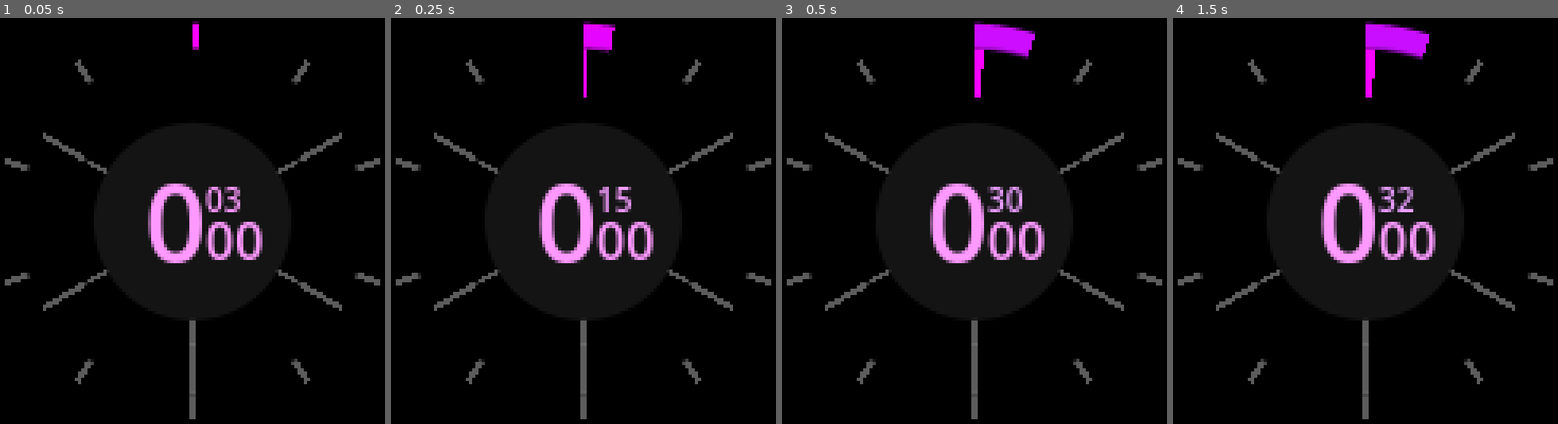
Above: before the commit, frames 1-4 (left to right).
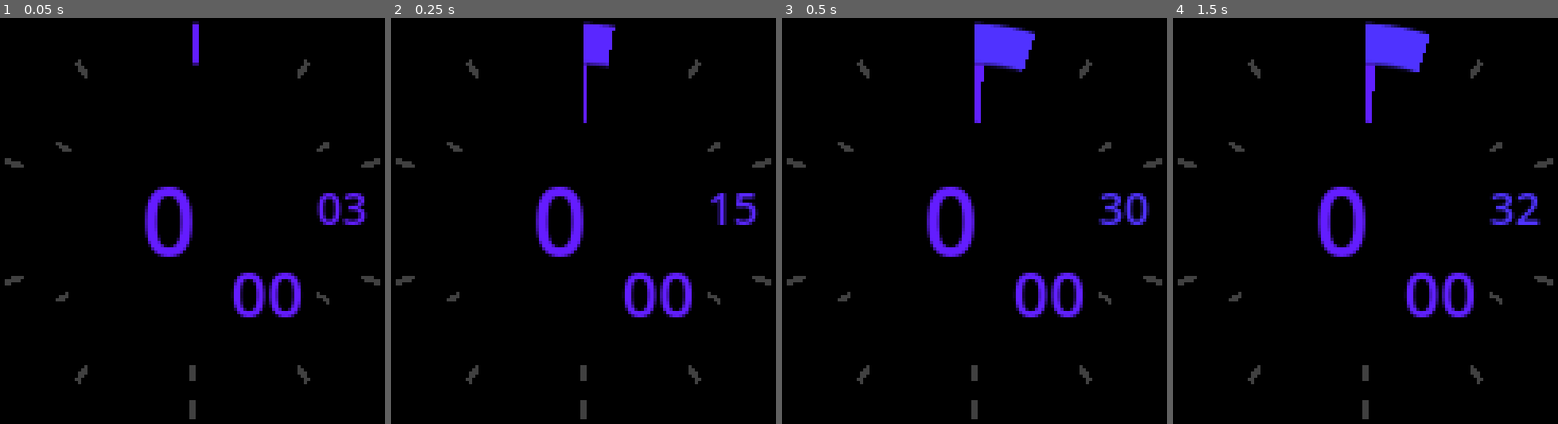
Above: after the commit, the same moments.

Repository: sasha-levchuk/vibrant-watch
Game: Godot game, scene res://main.tscn
Two runs of this game, one before a commit and one after it. Both use one fixed random seed, a clock stepped at 60 frames per second and the inputs below.
Inputs (mouse positions are in pixels of both pictures, inside the frame that each line leads up to):
- Up to frame 1 (0.05 s): no input
- Up to frame 2 (0.25 s): no input
- Up to frame 3 (0.5 s): no input
- Up to frame 4 (1.5 s): move the mouse to (1454, 200) at 0.52 s; tap Enter at 1.25 s; move the mouse to (1284, 241) at 1.27 s

The runs differ from the first frame. In frame 1, 7.7% of the frame differs, in the area x 1-99%, y 0-99%; in frame 2, 8.1%; in frame 3, 9.3%; in frame 4, 9.3%.

Commit message:
a major look rework

Diff:
--- a/gauge.tscn
+++ b/gauge.tscn
@@ -15,8 +15,8 @@
 enum VerSides {TOP, BOTTOM, BOTH}
 @export var ver_side: VerSides
 var VER_OFFSET: int = 3
-@export var text_size: int = 10
-@export var anchor: Marker2D
+#@export var text_size: int = 10
+#@export var anchor: Marker2D
 @export var use_gradient: bool = false
 @export var colors: PackedColorArray = PackedColorArray([
 	Color(1,   0,   1),
@@ -26,7 +26,7 @@
 	Color(0.8, 0.8, 0.0),
 	Color(1,   0,   0)])
 @onready var delta: float = 1.0 / ( colors.size() - 1 ) # this is for color calc
-@onready var label: Label = $Label
+@export var label: Label
 @onready var line: Line2D = $Line
 @onready var unit_mult := int( pow(60, time_unit) )
 
@@ -34,8 +34,6 @@
 func _ready():
 	MAX_VALUE *= unit_mult
 	max_value = MAX_VALUE
-	var top_left = Vector2(32,32)
-	var bottom_right = Vector2(96,96)
 	for i in range(1, DIVISIONS):
 #		print(i)
 		var new_line = line.duplicate()
@@ -43,30 +41,33 @@
 		new_line.rotation_degrees = i * 360 / DIVISIONS
 	line.queue_free()
 
-	if not show_text:
-		label.queue_free()
-		return
-	label.label_settings.font_size = text_size
-	label.horizontal_alignment = [
-		HORIZONTAL_ALIGNMENT_RIGHT,
-		HORIZONTAL_ALIGNMENT_LEFT,
-		HORIZONTAL_ALIGNMENT_CENTER
-	][ hor_side ]
-	label.vertical_alignment = [
-		VERTICAL_ALIGNMENT_BOTTOM,
-		VERTICAL_ALIGNMENT_TOP,
-		VERTICAL_ALIGNMENT_CENTER
-	][ ver_side ]
-	if hor_side==HorSides.RIGHT:
-		label.position.x = anchor.position.x
-		label.size.x = bottom_right.x - anchor.position.x
-	elif hor_side==HorSides.LEFT:
-		label.size.x = anchor.position.x - top_left.x
-	if ver_side==VerSides.BOTTOM:
-		label.position.y = anchor.position.y - VER_OFFSET
-		label.size.y = bottom_right.y - anchor.position.y
-	elif ver_side==VerSides.TOP:
-		label.size.y = anchor.position.y - top_left.y + VER_OFFSET
+#	if true: return
+#	if not show_text:
+#		label.queue_free()
+#		return
+#	label.label_settings.font_size = text_size
+#	var top_left = Vector2(32,32)
+#	var bottom_right = Vector2(96,96)
+#	label.horizontal_alignment = [
+#		HORIZONTAL_ALIGNMENT_RIGHT,
+#		HORIZONTAL_ALIGNMENT_LEFT,
+#		HORIZONTAL_ALIGNMENT_CENTER
+#	][ hor_side ]
+#	label.vertical_alignment = [
+#		VERTICAL_ALIGNMENT_BOTTOM,
+#		VERTICAL_ALIGNMENT_TOP,
+#		VERTICAL_ALIGNMENT_CENTER
+#	][ ver_side ]
+#	if hor_side==HorSides.RIGHT:
+#		label.position.x = anchor.position.x
+#		label.size.x = bottom_right.x - anchor.position.x
+#	elif hor_side==HorSides.LEFT:
+#		label.size.x = anchor.position.x - top_left.x
+#	if ver_side==VerSides.BOTTOM:
+#		label.position.y = anchor.position.y - VER_OFFSET
+#		label.size.y = bottom_right.y - anchor.position.y
+#	elif ver_side==VerSides.TOP:
+#		label.size.y = anchor.position.y - top_left.y + VER_OFFSET
 
 
 
@@ -99,10 +100,10 @@
 	var index: int = int( percent / delta )
 	var local_percent: float = fmod( percent, delta ) / delta
 	var color: Color = colors[index].lerp( colors[index+1], local_percent )
-	if value + 10   > max_value and seconds % 2 == 0 :
+	if value + 10 > max_value and seconds % 2 == 1 :
 		color = Color.WHITE
 	tint_progress = color
-	label.label_settings.font_color = color.lightened(0.6)
+	label.label_settings.font_color = color #.lightened(0.6)
 
 
 func update_label( seconds ):
@@ -117,12 +118,8 @@
 		on_second_passed.connect( update_colors )
 "
 
-[sub_resource type="LabelSettings" id="LabelSettings_flwb1"]
-resource_local_to_scene = true
-
 [node name="Gauge" type="TextureProgressBar"]
 show_behind_parent = true
-z_index = -6
 offset_right = 128.0
 offset_bottom = 128.0
 fill_mode = 4
@@ -130,19 +127,11 @@
 texture_progress = ExtResource("1_i1cbs")
 tint_under = Color(0, 0, 0, 1)
 script = SubResource("GDScript_ah8ox")
-
-[node name="Label" type="Label" parent="."]
-top_level = true
-layout_mode = 1
-offset_left = 32.0
-offset_top = 32.0
-offset_right = 96.0
-offset_bottom = 96.0
-text = "12"
-label_settings = SubResource("LabelSettings_flwb1")
+use_gradient = true
+colors = PackedColorArray(0.392157, 0.109804, 1, 1, 0, 0.533333, 1, 1, 0.258824, 0.831373, 0.258824, 1, 0.721569, 0.721569, 0.207843, 1, 1, 0.0666667, 0.286275, 1)
 
 [node name="Line" type="Line2D" parent="."]
 position = Vector2(64, 64)
-points = PackedVector2Array(0, 0, 0, -62)
+points = PackedVector2Array(0, -56, 0, -62)
 width = 2.0
-default_color = Color(1, 1, 1, 0.360784)
+default_color = Color(1, 1, 1, 0.25098)
--- a/main.tscn
+++ b/main.tscn
@@ -28,7 +28,7 @@
 		config.set_value(\"time\",\"day\",day)
 		config.set_value(\"time\",\"seconds\",0)
 		config.save(CONFIG_PATH)
-#	Engine.max_fps = 1
+#	Engine.max_fps = 0
 	window.position = config.get_value(\"window\", \"position\", Vector2i(1700,900))
 	window.size = Vector2i(128,128)
 	#config.get_value(\"window\", \"size\", DEFAULT_SIZE)
@@ -68,6 +68,27 @@
 	set_process( not should_pause )
 	Engine.max_fps = 0 if should_pause else 1
 "
+
+[sub_resource type="LabelSettings" id="LabelSettings_qy6vn"]
+resource_local_to_scene = true
+resource_name = "min"
+font_size = 14
+outline_size = 10
+outline_color = Color(0, 0, 0, 1)
+
+[sub_resource type="LabelSettings" id="LabelSettings_5xex3"]
+resource_local_to_scene = true
+resource_name = "min"
+font_size = 20
+outline_size = 12
+outline_color = Color(0, 0, 0, 1)
+
+[sub_resource type="LabelSettings" id="LabelSettings_hlpe0"]
+resource_local_to_scene = true
+resource_name = "hr"
+font_size = 30
+outline_size = 16
+outline_color = Color(0, 0, 0, 1)
 
 [sub_resource type="GDScript" id="GDScript_xqv6w"]
 resource_name = "drag_button"
@@ -133,52 +154,119 @@
 
 [node name="Main" type="Node2D" node_paths=PackedStringArray("Gauges")]
 script = SubResource("GDScript_eu11m")
-Gauges = [NodePath("gauge 10m"), NodePath("gauge 1h"), NodePath("gauge 6h")]
+Gauges = [NodePath("gauge 10m"), NodePath("clip mask min/gauge 1h"), NodePath("clip mask hour/gauge 6h")]
 
 [node name="text separator" type="Marker2D" parent="."]
 z_index = 6
 z_as_relative = false
 position = Vector2(68, 61)
 
-[node name="gauge 10m" parent="." node_paths=PackedStringArray("anchor") instance=ExtResource("1_lq88f")]
+[node name="gauge 10m" parent="." node_paths=PackedStringArray("label") instance=ExtResource("1_lq88f")]
+value = 88.0
+tint_progress = Color(1, 0.760784, 0, 1)
 DIVISIONS = 10
 MAX_VALUE = 600
 hor_side = 1
-anchor = NodePath("../text separator")
-use_gradient = true
-
-[node name="gauge 1h" parent="." node_paths=PackedStringArray("anchor") instance=ExtResource("1_lq88f")]
-offset_left = 8.0
-offset_top = 8.0
-offset_right = 136.0
-offset_bottom = 136.0
-scale = Vector2(0.875, 0.875)
+label = NodePath("Label sec")
+
+[node name="Circle128p" type="Sprite2D" parent="gauge 10m"]
+visible = false
+modulate = Color(0, 0, 0, 1)
+z_index = 1
+position = Vector2(64, 110)
+scale = Vector2(0.1875, 0.1875)
+texture = ExtResource("1_yikqb")
+
+[node name="Label sec" type="Label" parent="gauge 10m"]
+top_level = true
+layout_mode = 0
+offset_left = 103.0
+offset_top = 47.0
+offset_right = 119.0
+offset_bottom = 70.0
+text = "12"
+label_settings = SubResource("LabelSettings_qy6vn")
+horizontal_alignment = 1
+vertical_alignment = 2
+
+[node name="clip mask min" type="Polygon2D" parent="."]
+clip_children = 1
+polygon = PackedVector2Array(19, 30, 61, 6, 106, 25, 111, 43, 103, 47, 98, 53, 96, 61, 99, 69, 106, 75, 115, 77, 118, 79, 90, 116, 82, 121, 71, 121, 57, 120, 26, 105, 8, 72)
+
+[node name="gauge 1h" parent="clip mask min" node_paths=PackedStringArray("label") instance=ExtResource("1_lq88f")]
+offset_left = 12.8571
+offset_top = 12.8571
+offset_right = 140.857
+offset_bottom = 140.857
+scale = Vector2(0.8, 0.8)
+value = 77.0
+tint_progress = Color(0.756863, 1, 0.2, 1)
 time_unit = 1
 hor_side = 1
 ver_side = 1
-text_size = 16
-anchor = NodePath("../text separator")
-use_gradient = true
-
-[node name="gauge 6h" parent="." node_paths=PackedStringArray("anchor") instance=ExtResource("1_lq88f")]
-offset_left = 24.0
-offset_top = 24.0
-offset_right = 152.0
-offset_bottom = 152.0
-scale = Vector2(0.625, 0.625)
+label = NodePath("Label min")
+
+[node name="Circle128p2" type="Sprite2D" parent="clip mask min/gauge 1h"]
+visible = false
+modulate = Color(0, 0, 0, 1)
+z_index = 1
+position = Vector2(64, 93.7143)
+scale = Vector2(0.303572, 0.303572)
+texture = ExtResource("1_yikqb")
+
+[node name="Label min" type="Label" parent="clip mask min/gauge 1h"]
+top_level = true
+layout_mode = 0
+offset_left = 76.0
+offset_top = 72.0
+offset_right = 99.0
+offset_bottom = 103.0
+text = "34
+"
+label_settings = SubResource("LabelSettings_5xex3")
+horizontal_alignment = 1
+
+[node name="clip mask hour" type="Polygon2D" parent="."]
+clip_children = 1
+polygon = PackedVector2Array(29, 36, 64, 19, 95, 30, 93, 45, 88, 53, 87, 62, 89, 69, 82, 70, 74, 74, 69, 80, 67, 88, 68, 97, 63, 105, 55, 103, 48, 103, 39, 101, 28, 88, 22, 64)
+
+[node name="gauge 6h" parent="clip mask hour" node_paths=PackedStringArray("label") instance=ExtResource("1_lq88f")]
+clip_children = 2
+offset_left = 32.4286
+offset_top = 32.2857
+offset_right = 160.429
+offset_bottom = 160.286
+scale = Vector2(0.5, 0.5)
+value = 66.0
+tint_progress = Color(0, 0.486275, 1, 1)
+DIVISIONS = 1
 MAX_VALUE = 6
 time_unit = 2
 ver_side = 2
-text_size = 34
-anchor = NodePath("../text separator")
-use_gradient = true
-
-[node name="Circle128p" type="Sprite2D" parent="."]
-modulate = Color(0.0784314, 0.0784314, 0.0784314, 1)
-z_index = -1
+label = NodePath("Label hour")
+
+[node name="Circle128p3" type="Sprite2D" parent="clip mask hour/gauge 6h"]
+visible = false
+modulate = Color(0, 0, 0, 1)
+z_index = 1
+y_sort_enabled = true
 position = Vector2(64, 64)
 scale = Vector2(0.5, 0.5)
 texture = ExtResource("1_yikqb")
+
+[node name="Label hour" type="Label" parent="clip mask hour/gauge 6h"]
+top_level = true
+layout_mode = 0
+offset_left = 25.0
+offset_top = 31.0
+offset_right = 89.0
+offset_bottom = 95.0
+text = "5
+"
+label_settings = SubResource("LabelSettings_hlpe0")
+horizontal_alignment = 1
+vertical_alignment = 1
+justification_flags = 162
 
 [node name="DragButton" type="Button" parent="." node_paths=PackedStringArray("drag_node")]
 modulate = Color(1, 1, 1, 0)
@@ -192,7 +280,7 @@
 grow_horizontal = 2
 grow_vertical = 2
 script = SubResource("GDScript_xqv6w")
-drag_node = NodePath("../Circle128p")
+drag_node = NodePath("../gauge 10m/Circle128p")
 metadata/_edit_lock_ = true
 
 [connection signal="button_down" from="DragButton" to="DragButton" method="_on_button_down"]
Not shown: 1 places in gauge.tscn that only renumber resources
Not shown: 1 places in main.tscn that only renumber resources
